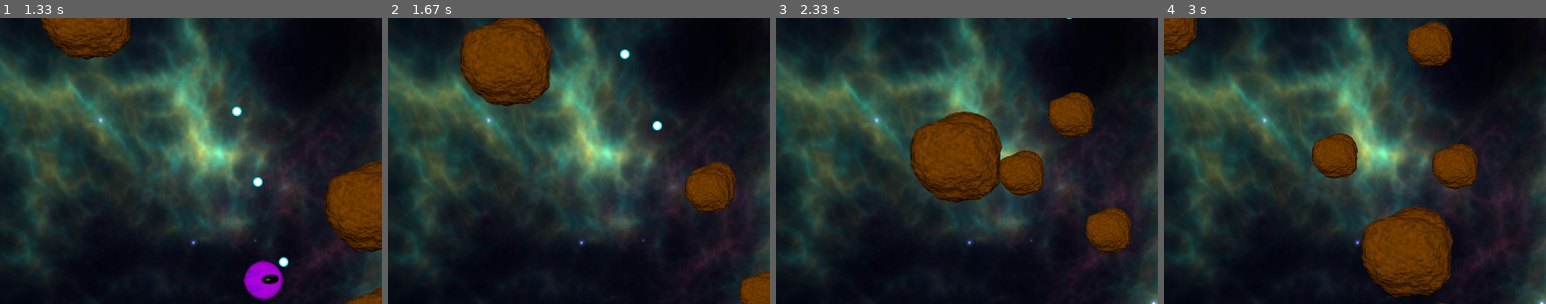
Above: before the commit, frames 1-4 (left to right).
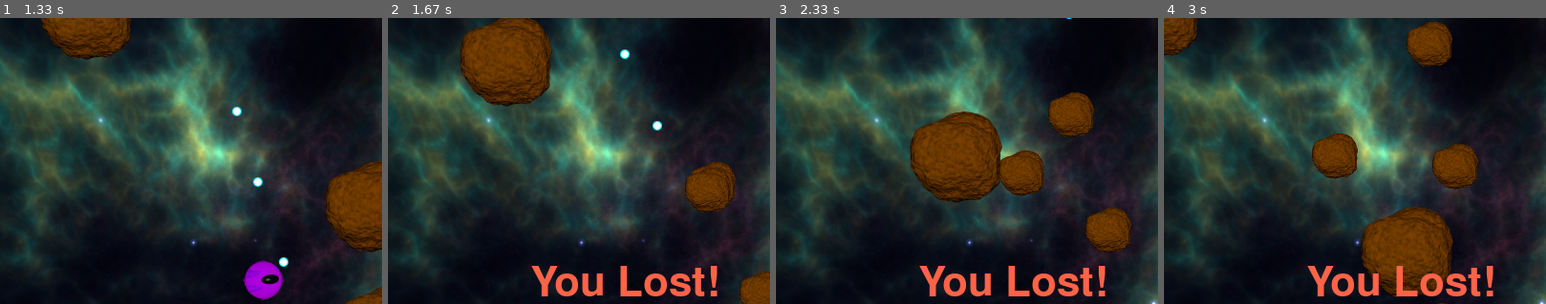
Above: after the commit, the same moments.

Repository: ashishpatel626/Asteroid_pygame
Game: pygame game, started from asteroid/__main__.py
Two runs of this game, one before a commit and one after it. Both use one fixed random seed, a clock stepped at 60 frames per second and the inputs below.
Inputs:
- Up to frame 1 (1.33 s): tap Space at 0.33, 0.73, 1.03, 1.23 s; hold D 0.67-1.13 s; hold W from 1.17 s (still down)
- Up to frame 2 (1.67 s): release W at 1.47 s
- Up to frame 3 (2.33 s): no input
- Up to frame 4 (3 s): no input
The pictures show only the part of the screen within x 19-69%, y 4-54%; the shares and areas given below are measured in that part.

Frame 1 is identical in both runs. In frame 2, 2.2% of the frame differs, in the area x 37-87%, y 86-98%; in frame 3, 2.2%; in frame 4, 2.2%.

Commit message:
Add sound effects and win/lose messages to game
Added laser sound effect and integrated it into the spaceship shooting action. Implemented win/lose messages displayed on the screen using a new print_text utility. Updated utils to support sound loading and text rendering.

Diff:
--- a/asteroid/game.py
+++ b/asteroid/game.py
@@ -1,6 +1,6 @@
 import pygame
 from pygame.math import Vector2
-from utils import load_sprite, get_random_position
+from utils import load_sprite, get_random_position, print_text
 from models import Spaceship, Asteroid, Bullet
 
 class asteroids():
@@ -14,6 +14,8 @@
         self.asteroids: list[Asteroid] = []
         self.bullets: list[Bullet] = []
         self.spaceship = Spaceship(Vector2(400, 300), self.bullets.append)
+        self.font = pygame.font.Font(None, 64)
+        self.message = ""
 
         for _ in range(6):
             while True:
@@ -61,6 +63,7 @@
             for asteroids in self.asteroids:
                 if asteroids.collides_with(self.spaceship):
                     self.spaceship = None
+                    self.message = 'You Lost!'
                     break
 
         for bullet in self.bullets[:]:
@@ -75,12 +78,18 @@
                     asteroid.split()
                     break
 
+        if not self.asteroids and self.spaceship:
+            self.message = 'You Won!'
+
     def _draw(self):
         self.screen.blit(self.background, (0,0))
         if self.spaceship:
             self.spaceship.draw(self.screen)
         for game_object in self._get_game_objects():
             game_object.draw(self.screen)
+
+        if self.message:
+            print_text(self.screen, self.message, self.font)
 
         pygame.display.flip()
         self.clock.tick(60)
--- a/asteroid/models.py
+++ b/asteroid/models.py
@@ -1,6 +1,6 @@
 from pygame import Surface
 from pygame.math import Vector2
-from utils import load_sprite, wrap_position, get_random_velocity
+from utils import load_sprite, wrap_position, get_random_velocity, load_sound
 from pygame.transform import rotozoom
 from typing import Callable
 
@@ -12,6 +12,7 @@
         self.sprite = sprite
         self.radius = sprite.get_width() / 2
         self.velocity: Vector2 = Vector2(velocity)
+        self.laser_sound = load_sound('laser')
 
     def draw(self, surface: Surface):
         blit_position = self.postion - Vector2(self.radius)
@@ -53,6 +54,7 @@
         bullet_velocity = self.direction * self.BULLET_SPEED + self.velocity
         bullet = Bullet(self.postion, bullet_velocity)
         self.create_bullet_callback(bullet)
+        self.laser_sound.play()
 
 class Asteroid(GameObject):
     MIN_ASTEROID_DISTANCE = 250
--- a/asteroid/utils.py
+++ b/asteroid/utils.py
@@ -1,8 +1,10 @@
 from pygame.image import load
 from pathlib import Path
 from pygame.math import Vector2
-from pygame import Surface
+from pygame import Surface, Color
 import random
+from pygame.mixer import Sound
+from pygame.font import Font
 
 def load_sprite(name: str, with_alpha: bool=True):
     path = Path(__file__).parent.parent/'assets'/'sprites'/f'{name}.png'
@@ -29,3 +31,14 @@
     speed = random.randint(min_speed, max_speed)
     angle = random.randrange(0, 360)
     return Vector2(speed, 0).rotate(angle)
+
+def load_sound(name: str):
+    path = Path(__file__).parent.parent/'assets'/'sounds'/f'{name}.wav'
+    return Sound(path)
+
+def print_text(surface: Surface, text: str, font: Font, color: Color = Color('tomato')):
+    text_surface = font.render(text, True, color)
+    rect = text_surface.get_rect()
+    size = surface.get_size()
+    rect.center = (int(size[0] / 2), int(size[1] / 2))
+    surface.blit(text_surface, rect)
Not shown, added: assets/sounds/laser.wav
